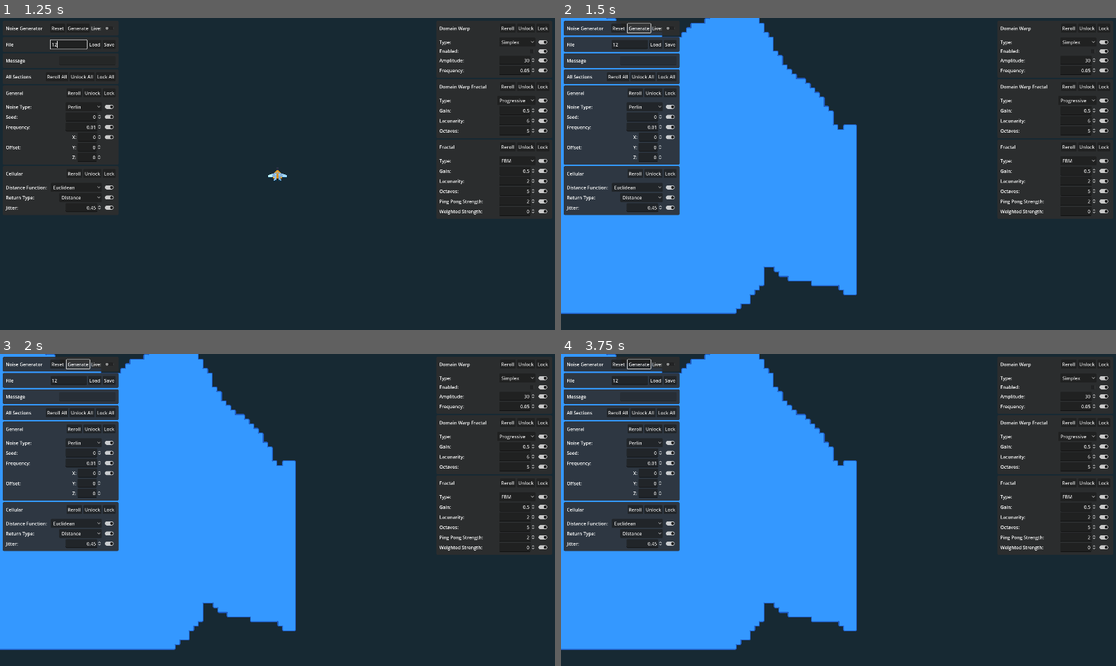
Above: before the commit, frames 1-4 (two rows, left to right).
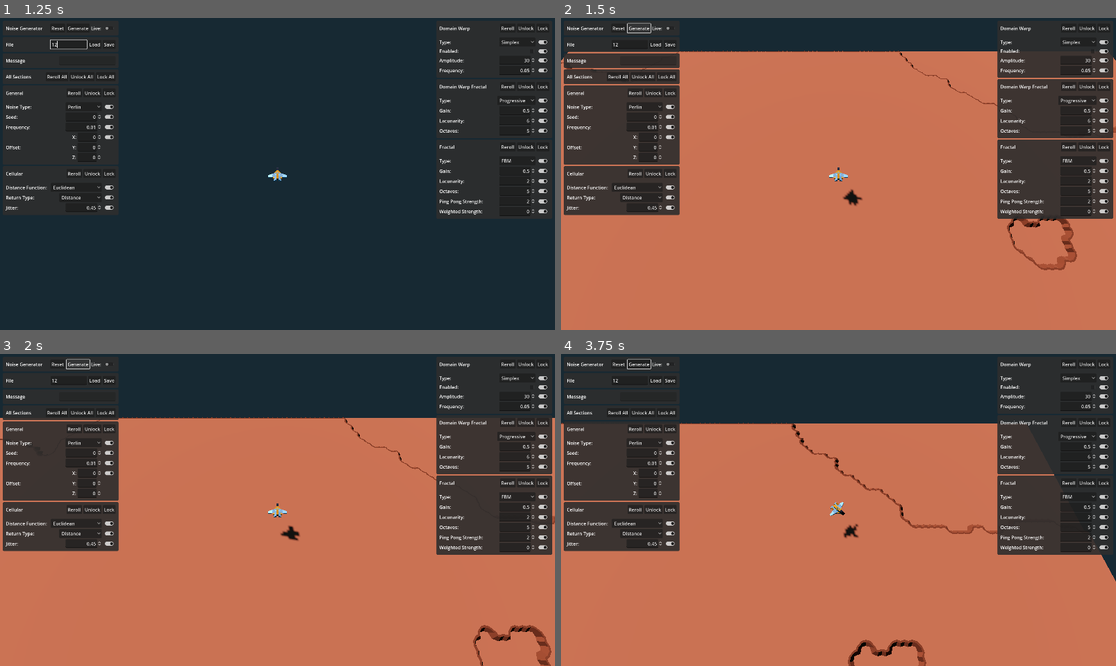
Above: after the commit, the same moments.

Repository: joshuajenner/project-speed
Game: Godot game, scene res://levels/base_level.tscn
The game is run twice, just before and just after one commit, with the same random seed, the same clock (stepped at 60 frames per second) and the same inputs.
Inputs (mouse positions are in pixels of both pictures, inside the frame that each line leads up to):
- Up to frame 1 (1.25 s): click (66, 42) at 0.52 s; type "12" at 0.6 s
- Up to frame 2 (1.5 s): click "Generate" at 1.25 s
- Up to frame 3 (2 s): no input
- Up to frame 4 (3.75 s): move the mouse to (960, 494) at 2.02 s; hold D (move_right) 2.03-2.78 s; click (960, 494) at 2.17 s; move the mouse to (727, 525) at 2.77 s; hold S (move_down) 2.78-3.53 s; move the mouse to (894, 441) at 3.52 s; hold D (move_right) from 3.53 s (still down)

Frame 1 is identical in both runs. In frame 2, 70% of the frame differs, in the area x 0-100%, y 0-100%; in frame 3, 66%; in frame 4, 65%.

Commit message:
completed basic level generation

Diff:
--- /dev/null
+++ b/autoloads/pause.gd
@@ -0,0 +1,12 @@
+extends CanvasLayer
+
+var is_paused: bool = false
+
+
+func _input(event):
+	if event.is_action_pressed("ui_cancel"):
+		if is_paused:
+			is_paused = false
+		else:
+			is_paused = true
+		get_tree().paused = is_paused
--- /dev/null
+++ b/autoloads/pause.tscn
@@ -0,0 +1,7 @@
+[gd_scene load_steps=2 format=3 uid="uid://defu1dccpnowo"]
+
+[ext_resource type="Script" path="res://autoloads/pause.gd" id="1_45yfc"]
+
+[node name="Pause" type="CanvasLayer"]
+process_mode = 3
+script = ExtResource("1_45yfc")
--- a/levels/base_level.tscn
+++ b/levels/base_level.tscn
@@ -6,7 +6,7 @@
 [ext_resource type="Environment" uid="uid://bjd4g046m323e" path="res://environment/default_environment.tres" id="3_58450"]
 [ext_resource type="PackedScene" uid="uid://cmcq20y6k4wh4" path="res://debug/debug_menu.tscn" id="4_p8vts"]
 [ext_resource type="PackedScene" uid="uid://n550rodkynb" path="res://test/generated_gridmap.tscn" id="6_athlx"]
-[ext_resource type="MeshLibrary" uid="uid://c8yv706owx6de" path="res://test/test_mesh_library.tres" id="6_hlphv"]
+[ext_resource type="MeshLibrary" uid="uid://dyswvei05m3gh" path="res://test/mesh_library_gridmap.tres" id="6_jf8ol"]
 [ext_resource type="PackedScene" uid="uid://clis755lpsjin" path="res://noise_generator/noise_generator.tscn" id="7_omawm"]
 
 [sub_resource type="StandardMaterial3D" id="StandardMaterial3D_k2sak"]
@@ -453,8 +453,9 @@
 [node name="DebugMenu" parent="." instance=ExtResource("4_p8vts")]
 
 [node name="GridMap" type="GridMap" parent="."]
-mesh_library = ExtResource("6_hlphv")
-cell_size = Vector3(1, 1, 1)
+mesh_library = ExtResource("6_jf8ol")
+cell_size = Vector3(1, 0.5, 1)
+metadata/_editor_floor_ = Vector3(0, 0, 0)
 
 [node name="GeneratedGridMap" parent="." instance=ExtResource("6_athlx")]
 
--- a/project.godot
+++ b/project.godot
@@ -14,6 +14,10 @@
 run/main_scene="res://levels/base_level.tscn"
 config/features=PackedStringArray("4.1", "Forward Plus")
 config/icon="res://icon.svg"
+
+[autoload]
+
+Pause="*res://autoloads/pause.tscn"
 
 [display]
 
--- a/test/generated_gridmap.gd
+++ b/test/generated_gridmap.gd
@@ -2,25 +2,94 @@
 
 
 @onready var tile_map: TileMap = %TileMap
+@onready var grid_map: GridMap = $GridMap
 
-@onready var level_1 = $"Level 1"
-@onready var floor = $Floor
 
 var map_size := Vector2i(64, 64)
 var mapped_cells: Array = []
 
 
+var zero = 0
+var ten = 0
+var twenty_two = 0
+var sixteen = 0
+
+func _ready():
+	var myQuaternion = Quaternion(Vector3(0, 1, 0), deg_to_rad(-90))
+	var cell_item_orientation = grid_map.get_orthogonal_index_from_basis(Basis(myQuaternion))
+	print(cell_item_orientation)
+
 
 func _on_noise_generator_noise_generated(noise):
+	generate_tilemap(noise)
+	map_tilemap_to_gridmap()
+
+
+func generate_tilemap(noise: FastNoiseLite):
 	mapped_cells = []
 	tile_map.clear()
 	for x in range(-map_size.x, map_size.x):
 		for y in range(-map_size.y, map_size.y):
 			var noise_level = (noise.get_noise_2d(x, y) + 1) / 2
 			if noise_level > 0.50:
-				mapped_cells.append(Vector2i(x,y))
-				mapped_cells.append(Vector2i(x-1,y))
-				mapped_cells.append(Vector2i(x,y-1))
-				mapped_cells.append(Vector2i(x-1,y-1))
+				mapped_cells.append(Vector2i(x, y))
+				mapped_cells.append(Vector2i(x-1, y))
+				mapped_cells.append(Vector2i(x, y-1))
+				mapped_cells.append(Vector2i(x-1, y-1))
 
 	tile_map.set_cells_terrain_connect(0, mapped_cells, 0, 0)
+
+
+func map_tilemap_to_gridmap() -> void:
+	grid_map.clear()
+	for x in range(-map_size.x, map_size.x):
+		for y in range(-map_size.y, map_size.y):
+			grid_map.set_cell_item(Vector3i(x, 0, y), 0, 0)
+			var cell_atlas_coords: Vector2i = tile_map.get_cell_atlas_coords(0, Vector2i(x,y))
+			if cell_atlas_coords != Vector2i(-1, -1):
+				var item_index = get_item_from_cell_atlas(cell_atlas_coords)
+				var orientation_index = get_orientation_from_cell_atlas(cell_atlas_coords)
+				grid_map.set_cell_item(Vector3i(x, 1, y), item_index, orientation_index)
+
+
+func get_item_from_cell_atlas(coords: Vector2i) -> int:
+	if coords.x == 0:
+		return 0
+	if coords.x >= 1 and coords.x <= 4:
+		return 1
+	if coords.x >= 5 and coords.x <= 8:
+		return 2
+	if coords.x >= 9 and coords.x <= 12:
+		return 3
+
+	return 0
+
+
+func get_orientation_from_cell_atlas(coords: Vector2i) -> int:
+	# 180 = 10
+	# 90 = 16
+	# -90 = 22
+	# 0 = 0
+	var x: int = coords.x
+	if x == 0 or x == 3 or x == 7 or x == 12:
+		return 0
+	if x == 1 or x == 6 or x == 10:
+		return 10
+	if x == 4 or x == 5 or x == 9:
+		return 22
+	if x == 2 or x == 8 or x == 11:
+		return 16
+
+	return 0
+
+#	match coords.x:
+#		0 or 3 or 7 or 12:
+#			return 0
+#		1 or 6 or 10:
+#			return 10
+#		4 or 5 or 9:
+#			return 22
+#		2 or 8 or 11:
+#			return 10
+#
+#	return 0
--- a/test/generated_gridmap.tscn
+++ b/test/generated_gridmap.tscn
@@ -1,16 +1,21 @@
-[gd_scene load_steps=3 format=3 uid="uid://n550rodkynb"]
+[gd_scene load_steps=4 format=3 uid="uid://n550rodkynb"]
 
 [ext_resource type="Script" path="res://test/generated_gridmap.gd" id="1_4vhur"]
+[ext_resource type="MeshLibrary" uid="uid://dyswvei05m3gh" path="res://test/mesh_library_gridmap.tres" id="2_0u2b1"]
 [ext_resource type="TileSet" uid="uid://oum5ewygmv4n" path="res://test/tileset_gridmap.tres" id="2_uximc"]
 
 [node name="GeneratedGridMap" type="Node3D"]
 script = ExtResource("1_4vhur")
 
-[node name="Level 1" type="GridMap" parent="."]
-
-[node name="Floor" type="GridMap" parent="."]
+[node name="GridMap" type="GridMap" parent="."]
+mesh_library = ExtResource("2_0u2b1")
+cell_size = Vector3(1, 0.5, 1)
 
 [node name="TileMap" type="TileMap" parent="."]
 unique_name_in_owner = true
+visible = false
+position = Vector2(960, 540)
+rotation = 3.14159
+scale = Vector2(0.5, 0.5)
 tile_set = ExtResource("2_uximc")
 format = 2
--- /dev/null
+++ b/test/mesh_library_gridmap.tres
@@ -0,0 +1,32 @@
+[gd_resource type="MeshLibrary" load_steps=5 format=3 uid="uid://dyswvei05m3gh"]
+
+[ext_resource type="ArrayMesh" uid="uid://luhmsmd26g8h" path="res://assets/new_terrain/floor.obj" id="1_1if0b"]
+[ext_resource type="ArrayMesh" uid="uid://0qqya1rfu2rv" path="res://assets/new_terrain/side_cliff_pos_z.obj" id="2_golhh"]
+[ext_resource type="ArrayMesh" uid="uid://bkeja0rsjk4vh" path="res://assets/new_terrain/side_corner_pos_z_neg_x.obj" id="3_i72vy"]
+[ext_resource type="ArrayMesh" uid="uid://csxrvlftaf3ia" path="res://assets/new_terrain/side_inner_pos_z_neg_x.obj" id="4_k4kx2"]
+
+[resource]
+item/0/name = ""
+item/0/mesh = ExtResource("1_1if0b")
+item/0/mesh_transform = Transform3D(1, 0, 0, 0, 1, 0, 0, 0, 1, 0, 0, 0)
+item/0/shapes = []
+item/0/navigation_mesh_transform = Transform3D(1, 0, 0, 0, 1, 0, 0, 0, 1, 0, 0, 0)
+item/0/navigation_layers = 1
+item/1/name = ""
+item/1/mesh = ExtResource("2_golhh")
+item/1/mesh_transform = Transform3D(1, 0, 0, 0, 1, 0, 0, 0, 1, 0, 0, 0)
+item/1/shapes = []
+item/1/navigation_mesh_transform = Transform3D(1, 0, 0, 0, 1, 0, 0, 0, 1, 0, 0, 0)
+item/1/navigation_layers = 1
+item/2/name = ""
+item/2/mesh = ExtResource("3_i72vy")
+item/2/mesh_transform = Transform3D(1, 0, 0, 0, 1, 0, 0, 0, 1, 0, 0, 0)
+item/2/shapes = []
+item/2/navigation_mesh_transform = Transform3D(1, 0, 0, 0, 1, 0, 0, 0, 1, 0, 0, 0)
+item/2/navigation_layers = 1
+item/3/name = ""
+item/3/mesh = ExtResource("4_k4kx2")
+item/3/mesh_transform = Transform3D(1, 0, 0, 0, 1, 0, 0, 0, 1, 0, 0, 0)
+item/3/shapes = []
+item/3/navigation_mesh_transform = Transform3D(1, 0, 0, 0, 1, 0, 0, 0, 1, 0, 0, 0)
+item/3/navigation_layers = 1
--- a/test/tilemap_generate.tscn
+++ b/test/tilemap_generate.tscn
@@ -12,6 +12,7 @@
 [node name="NoiseGenerator" parent="CanvasLayer" instance=ExtResource("1_5l3n8")]
 
 [node name="TileMap" type="TileMap" parent="."]
+scale = Vector2(0.5, 0.5)
 tile_set = ExtResource("2_n1sin")
 format = 2
 layer_0/name = "Water"
Not shown, added: assets/new_terrain/floor.mtl
Not shown, added: assets/new_terrain/floor.obj
Not shown, added: assets/new_terrain/floor.obj.import
Not shown, added: assets/new_terrain/side_corner_neg_z_neg_x.mtl
Not shown, added: assets/new_terrain/side_corner_neg_z_neg_x.obj
Not shown, added: assets/new_terrain/side_corner_neg_z_neg_x.obj.import
Not shown, added: assets/new_terrain/side_corner_neg_z_pos_x.mtl
Not shown, added: assets/new_terrain/side_corner_neg_z_pos_x.obj
Not shown, added: assets/new_terrain/side_corner_neg_z_pos_x.obj.import
Not shown, added: assets/new_terrain/side_corner_pos_z_neg_x.mtl
Not shown, added: assets/new_terrain/side_corner_pos_z_neg_x.obj
Not shown, added: assets/new_terrain/side_corner_pos_z_neg_x.obj.import
(and 15 more such lines)
